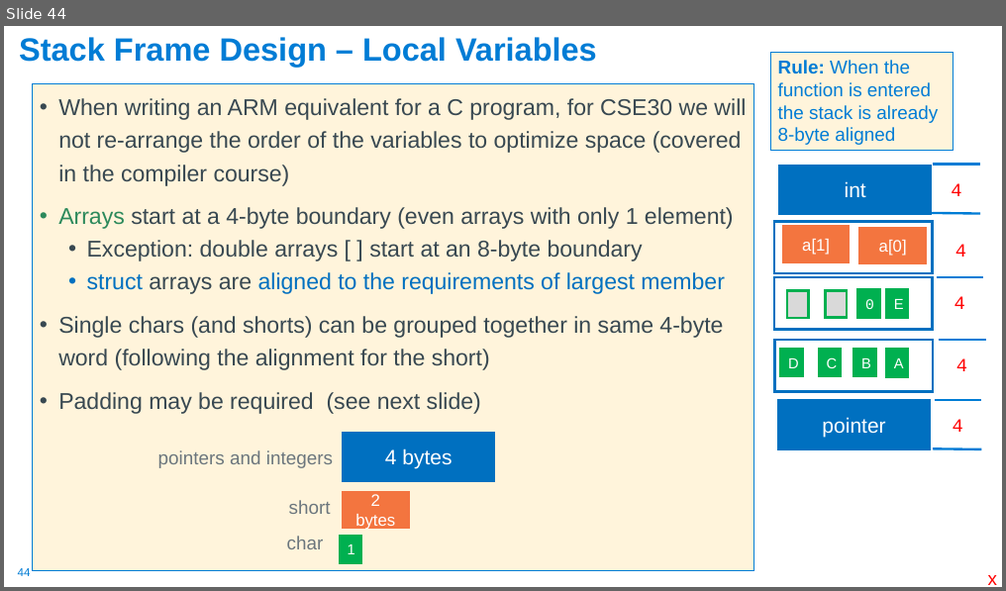
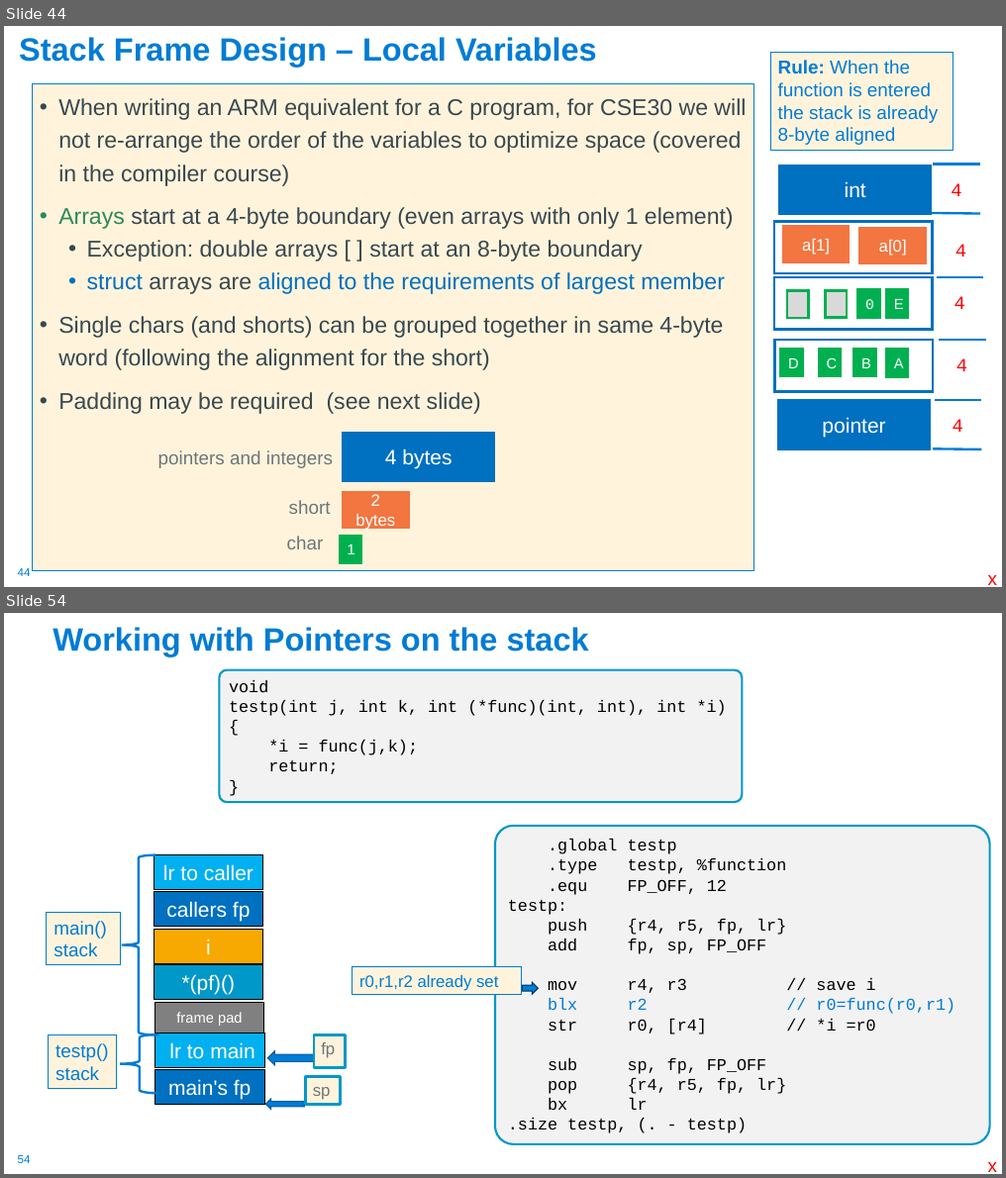
Before and after one commit to cse30-sp24/Muller-Slides, a slide deck: 07-Arm-Part4.pptx. Shown one above the other, each under a label of ours: slide 44 before the commit, slides 44 and 54 after it; the slides between them are not shown. The pictures are 1006x591 and 1006x1178 pixels, drawn with LibreOffice and Linux fonts; fonts in the diff are those of the drawing. Boxes give left, top, right and bottom in pixels: in the first picture for what was removed or moved away, otherwise in the second. Text is boxed around its words. In the diff, an @@ line names an element or a change of style, - is before the commit and + after.

```diff
--- a/07-Arm-Part4.pptx
+++ b/07-Arm-Part4.pptx
@@ slide 54 added at [4,613,1002,1174], background #FFFFFF; not listed: 1 template element that a slide beside it also shows @@
@@ title added at [53,627,589,657], 31 pt, text #007CD5, bold @@
+Working with Pointers on the stack
@@ rounded rectangle added at [220,669,743,802], fill #F2F2F2, outline #0098C9 2 pt, 16 pt, text #000000 @@
+void
+testp(int j, int k, int (*func)(int, int), int *i)
+{
+*i = func(j,k);
+return;
+}
@@ rounded rectangle added at [495,826,990,1145], fill #F2F2F2, outline #0098C9 2 pt, 16 pt, text #000000 @@
+.global testp
+.type testp, %function
+.equ FP_OFF, 12
+testp:
+push {r4, r5, fp, lr}
+add fp, sp, FP_OFF
+mov r4, r3 // save i
+blx r2 // r0=func(r0,r1)
+str r0, [r4] // *i =r0
+sub sp, fp, FP_OFF
+pop {r4, r5, fp, lr}
+bx lr
+.size testp, (. - testp)
@@ left brace added at [122,856,155,1035], outline #007CD5 2.25 pt @@
@@ rectangle added at [47,912,121,965], fill #FFF4DB, outline #007CD5 0.75 pt, 18 pt, text #007CD5 @@
+main()
+stack
@@ rectangle added at [352,967,522,995], fill #FFF4DB, outline #007CD5 0.75 pt, 16 pt, text #007CD5 @@
+r0,r1,r2 already set
@@ right arrow added at [522,983,538,995], fill #007CD5, outline #00365D 1 pt @@
@@ rectangle added at [49,1036,117,1089], fill #FFF4DB, outline #007CD5 0.75 pt, 18 pt, text #007CD5 @@
+testp()
+stack
@@ left brace added at [120,1035,159,1093], outline #007CD5 2.25 pt @@
@@ group added at [153,856,346,1109]: 9 rectangles, 2 left arrows @@
+lr to caller
+callers fp
+i
+*(pf)()
+fp
+sp
+frame pad
+lr to main
+main's fp
@@ text added at [988,1162,997,1172], 18 pt, text #FF0000 @@
+x
```
Also in this commit, not shown: 31 slides changed, 4 other slides added, 3 other files.
